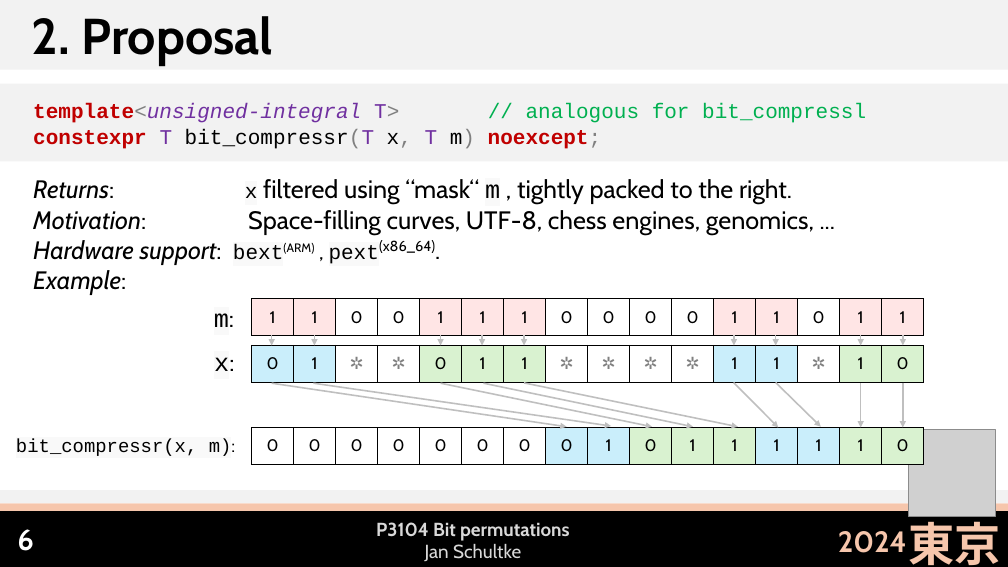
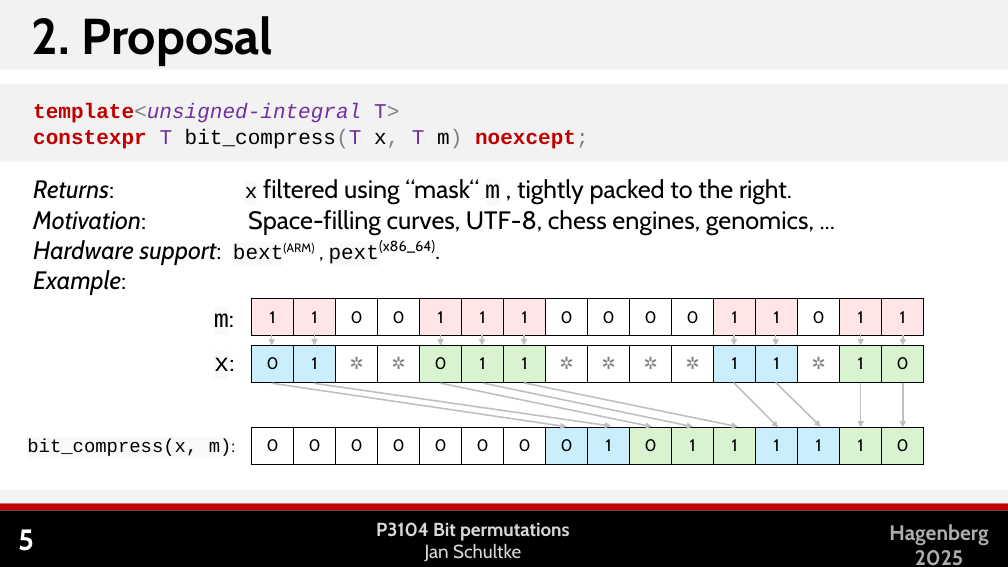
Before and after one commit to Eisenwave/cpp-proposals, a slide deck: slide 6 of slides/p3104-slides.pptx (slide 7 before the commit). Drawn at 1008x567 pixels with LibreOffice and Linux fonts; fonts in the diff are those of the drawing; grey boxes stand for pictures. Boxes give left, top, right and bottom in pixels: in the first picture for what was removed or moved away, otherwise in the second. Text is boxed around its words. In the diff, an @@ line names an element or a change of style, - is before the commit and + after.

```diff
--- a/slides/p3104-slides.pptx
+++ b/slides/p3104-slides.pptx
@@ text at [33, 104, 589, 149]: text changed; text colour #00B050 to #C00000 @@
-template<unsigned-integral T> // analogous for bit_compressl
-constexpr T bit_compressr(T x, T m) noexcept;
+template<unsigned-integral T>
+constexpr T bit_compress(T x, T m) noexcept;
@@ text at [27, 439, 236, 456]: text changed @@
-bit_compressr(x, m):
+bit_compress(x, m):
@@ picture removed at [909, 430, 996, 516] @@
@@ rectangle at [0, 504, 1008, 510]: fill #F6C6AC to #C00000 @@
@@ page number at [18, 529, 34, 551]: text changed @@
-6
+5
@@ text removed at [838, 531, 907, 553] @@
-2024
@@ text added at [889, 524, 988, 566], 20 pt, text #AEAEAE, bold @@
+Hagenberg
+2025
@@ text removed at [908, 514, 1000, 565] @@
-東京
```
Also in this commit, not shown: 8 other slides changed, 2 slides removed, 1 other file.
